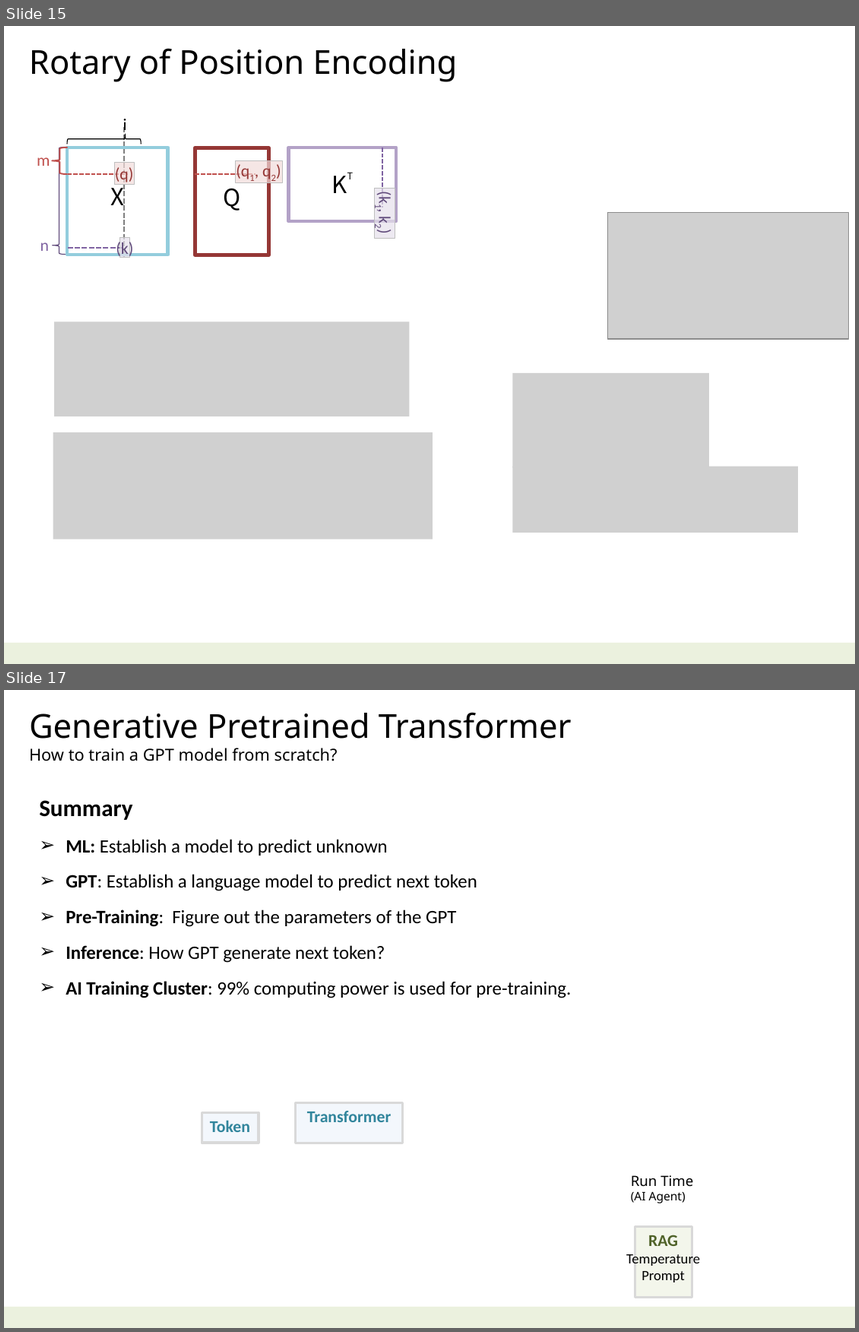
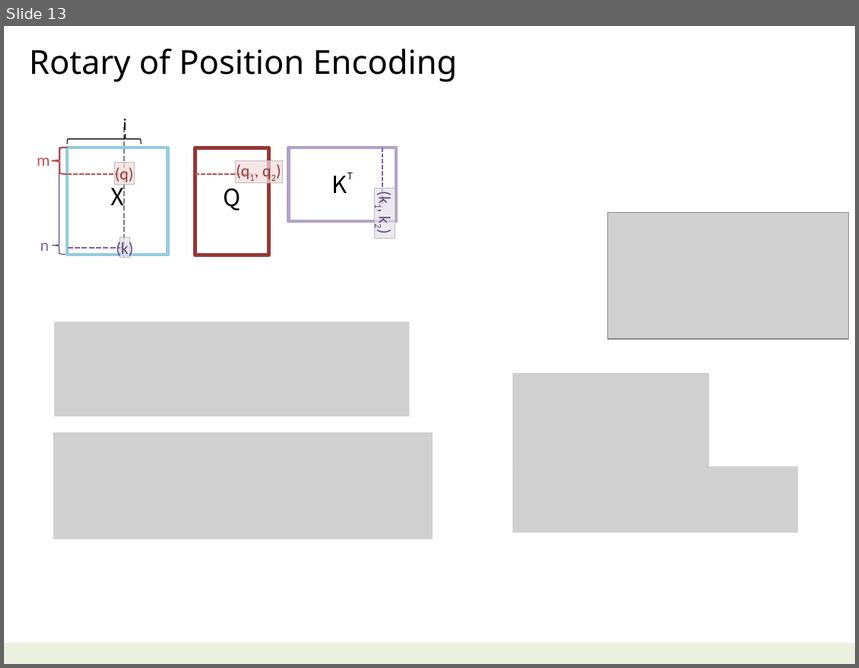
Before and after one commit to navibator/crazy-ai, a slide deck: ai.pptx. Shown one above the other, each under a label of ours: slides 15 and 17 before the commit, slide 13 after it; the slides between them are not shown. The pictures are 859x1332 and 859x668 pixels, drawn with LibreOffice and Linux fonts; fonts in the diff are those of the drawing; grey boxes stand for pictures. Boxes give left, top, right and bottom in pixels: in the first picture for what was removed or moved away, otherwise in the second. Text is boxed around its words. In the diff, an @@ line names an element or a change of style, - is before the commit and + after.

Commit message:
pre-training

```diff
--- a/ai.pptx
+++ b/ai.pptx
@@ slide 17 removed at <box>4,690,855,1328</box>, background #FFFFFF; not listed: 1 template element that a slide beside it also shows @@
@@ text removed at <box>29,712,572,761</box> @@
-Generative Pretrained Transformer
-How to train a GPT model from scratch?
@@ text removed at <box>39,800,571,999</box> @@
-Summary
-➢ ML: Establish a model to predict unknown
-➢ GPT: Establish a language model to predict next token
-➢ Pre-Training: Figure out the parameters of the GPT
-➢ Inference: How GPT generate next token?
-➢ AI Training Cluster: 99% computing power is used for pre-training.
@@ rectangle removed at <box>202,1113,259,1143</box> @@
-Token
@@ rectangle removed at <box>296,1103,403,1143</box> @@
-Transformer
@@ text removed at <box>631,1176,693,1204</box> @@
-Run Time
-(AI Agent)
@@ rectangle removed at <box>635,1227,692,1298</box> @@
-RAG
-Temperature
-Prompt
@@ what was slide 15 is now slide 13 @@
```
Also in this commit, not shown: 4 slides changed, 3 slides added, 4 other slides removed, 1 other file.
